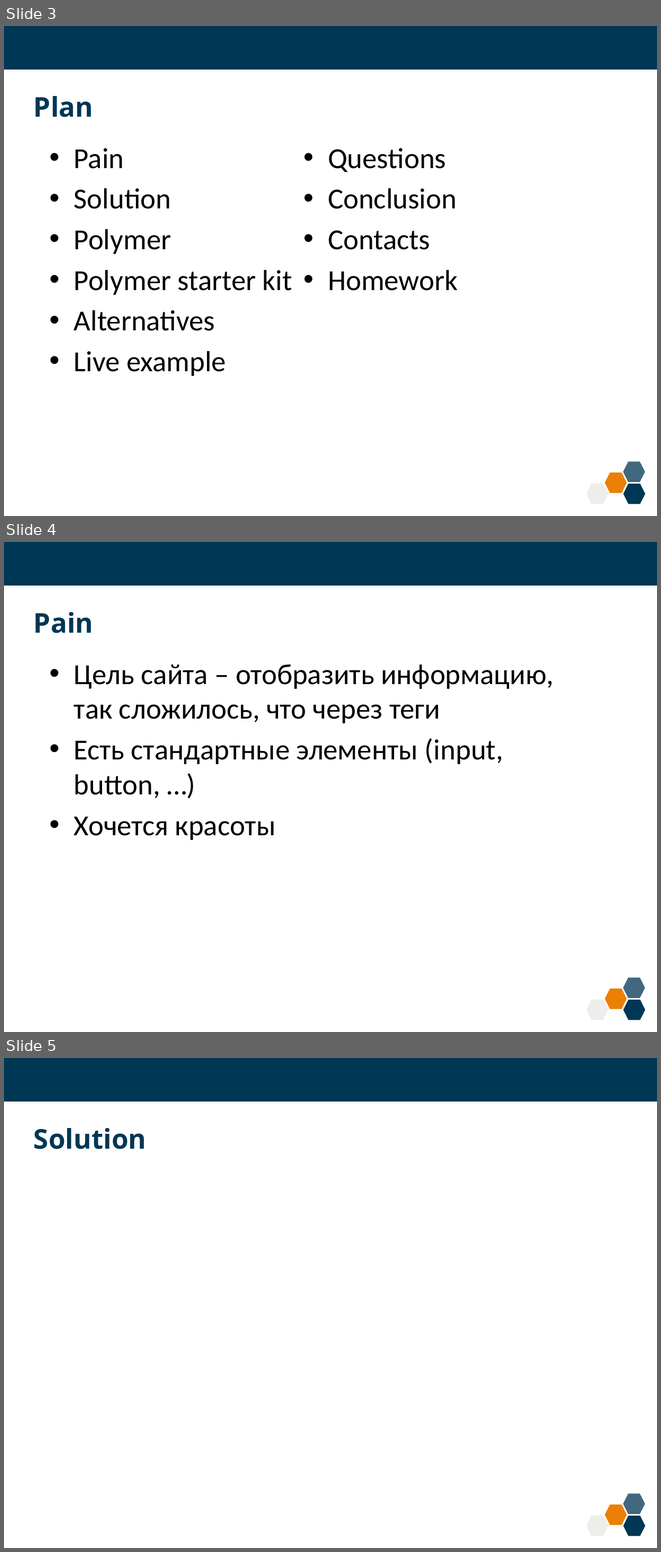
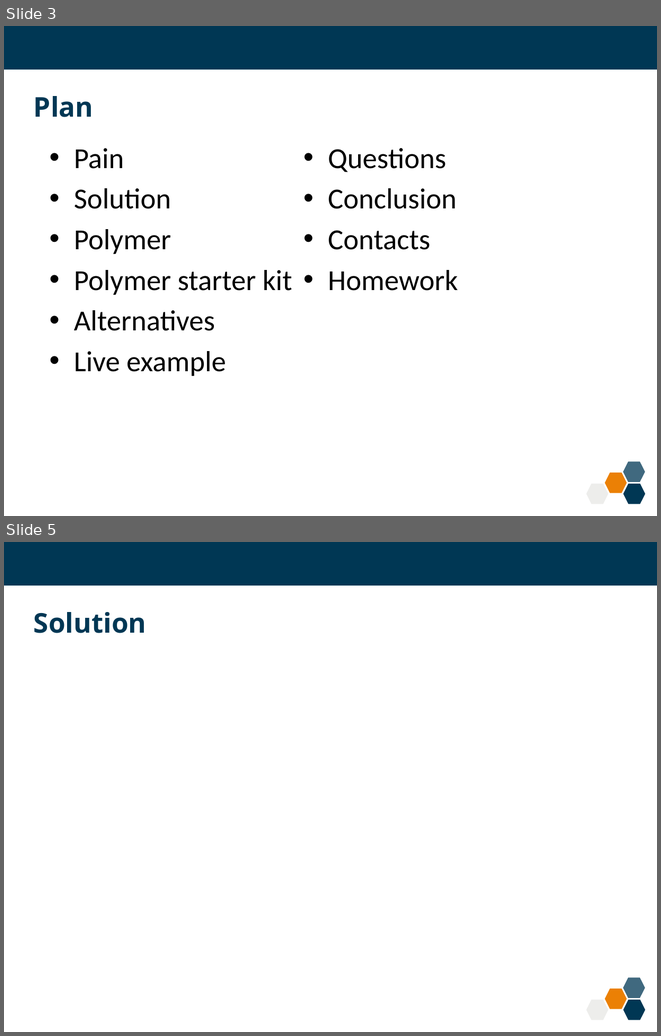
Before and after one commit to kashesandr/Public-Activities, a slide deck: 2015/summer-school/2/index.pptx. Shown one above the other, each under a label of ours: slides 3, 4 and 5 before the commit, slides 3 and 5 after it; the slides between them are not shown. The pictures are 661x1552 and 661x1036 pixels, drawn with LibreOffice and Linux fonts; fonts in the diff are those of the drawing; background and template pictures are left out. Boxes give left, top, right and bottom in pixels: in the first picture for what was removed or moved away, otherwise in the second. Text is boxed around its words. In the diff, an @@ line names an element or a change of style, - is before the commit and + after.

```diff
--- a/2015/summer-school/2/index.pptx
+++ b/2015/summer-school/2/index.pptx
@@ slide 4 removed at (x1=4, y1=542, x2=657, y2=1032), background #FFFFFF; not listed: 5 template elements that a slide beside it also shows @@
@@ title removed at (x1=34, y1=612, x2=94, y2=633) @@
-Pain
@@ text removed at (x1=74, y1=664, x2=554, y2=840) @@
-• Цель сайта – отобразить информацию, так сложилось, что через теги
-• Есть стандартные элементы (input, button, …)
-• Хочется красоты
```
Also in this commit, not shown: 1 slide changed, 5 slides added, 2 other slides removed.
